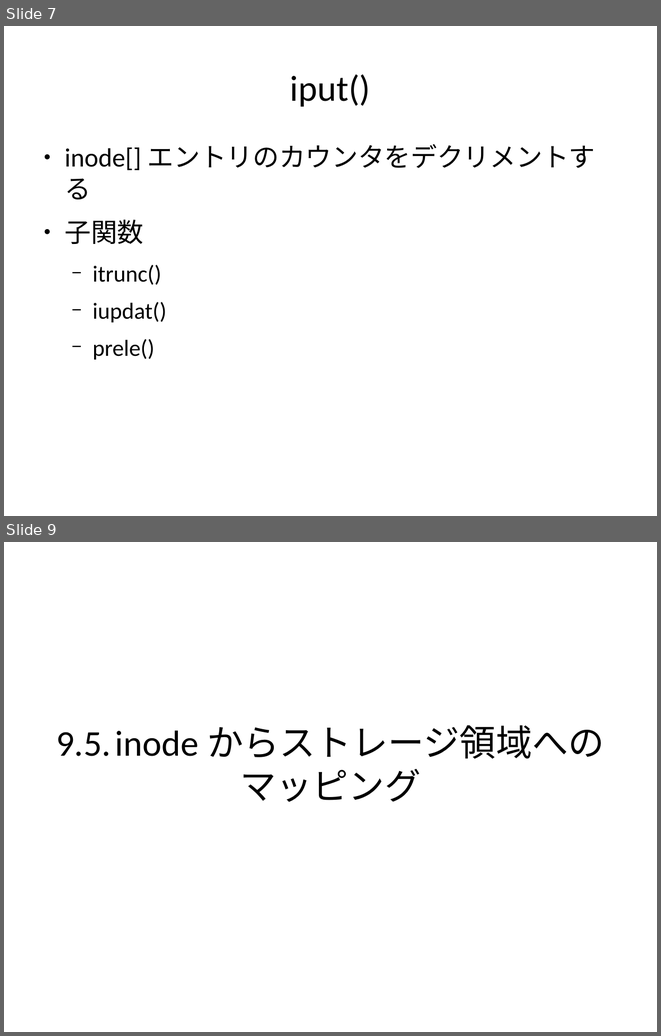
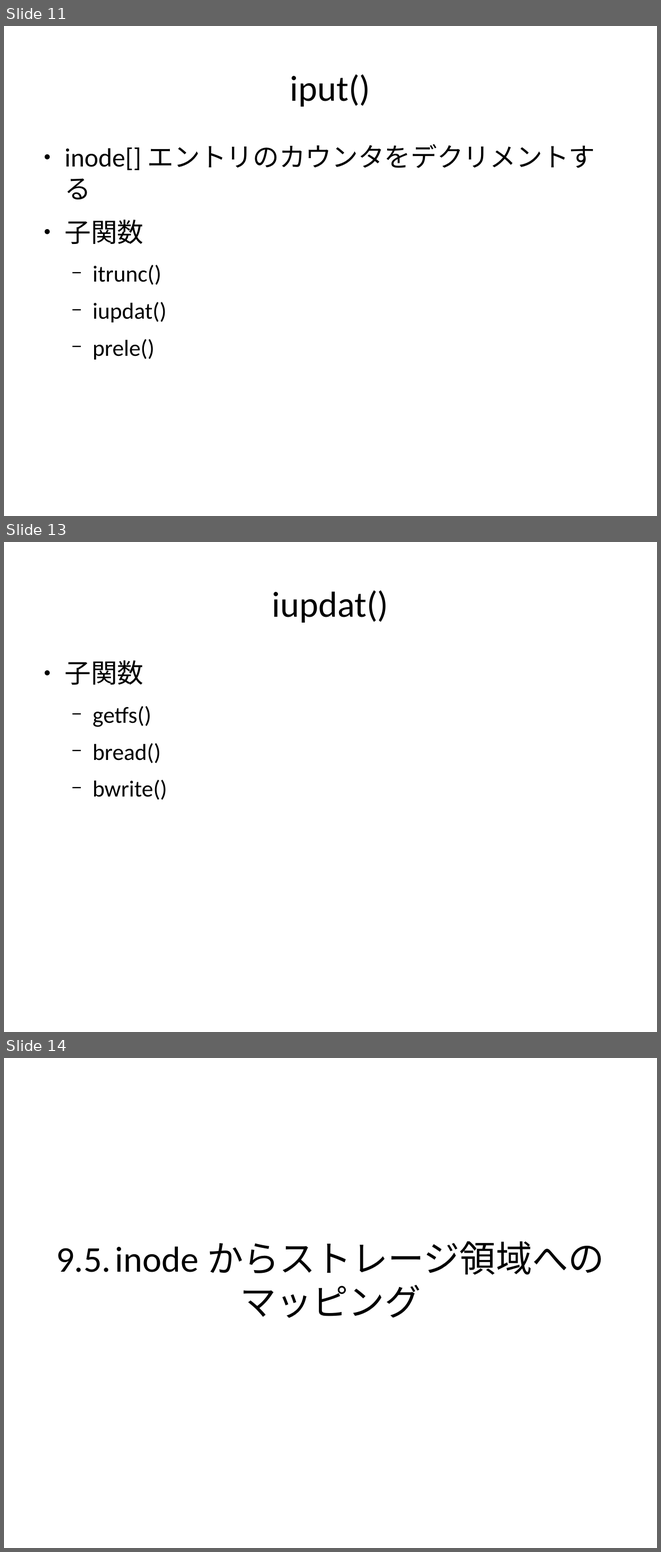
Before and after one commit to andromedroid/ame, a slide deck: doc/unix_v6/inode.odp. Shown one above the other, each under a label of ours: slides 7 and 9 before the commit, slides 11, 13 and 14 after it; the slides between them are not shown. The pictures are 661x1036 and 661x1552 pixels, drawn with LibreOffice and Linux fonts; fonts in the diff are those of the drawing. Boxes give left, top, right and bottom in pixels: in the first picture for what was removed or moved away, otherwise in the second. Text is boxed around its words. In the diff, an @@ line names an element or a change of style, - is before the commit and + after.

```diff
--- a/doc/unix_v6/inode.odp
+++ b/doc/unix_v6/inode.odp
@@ slide 13 added at box(4, 542, 657, 1032), background #FFFFFF @@
@@ title added at box(272, 590, 388, 623), 44 pt, text #000000 @@
+iupdat()
@@ text added at box(64, 660, 167, 800), 28 pt, text #000000 @@
+● 子関数
+  − getfs()
+  − bread()
+  − bwrite()
@@ what was slide 7 is now slide 11 @@
@@ what was slide 9 is now slide 14 @@
```
Also in this commit, not shown: 10 slides changed, 7 other slides added, 2 slides removed.
